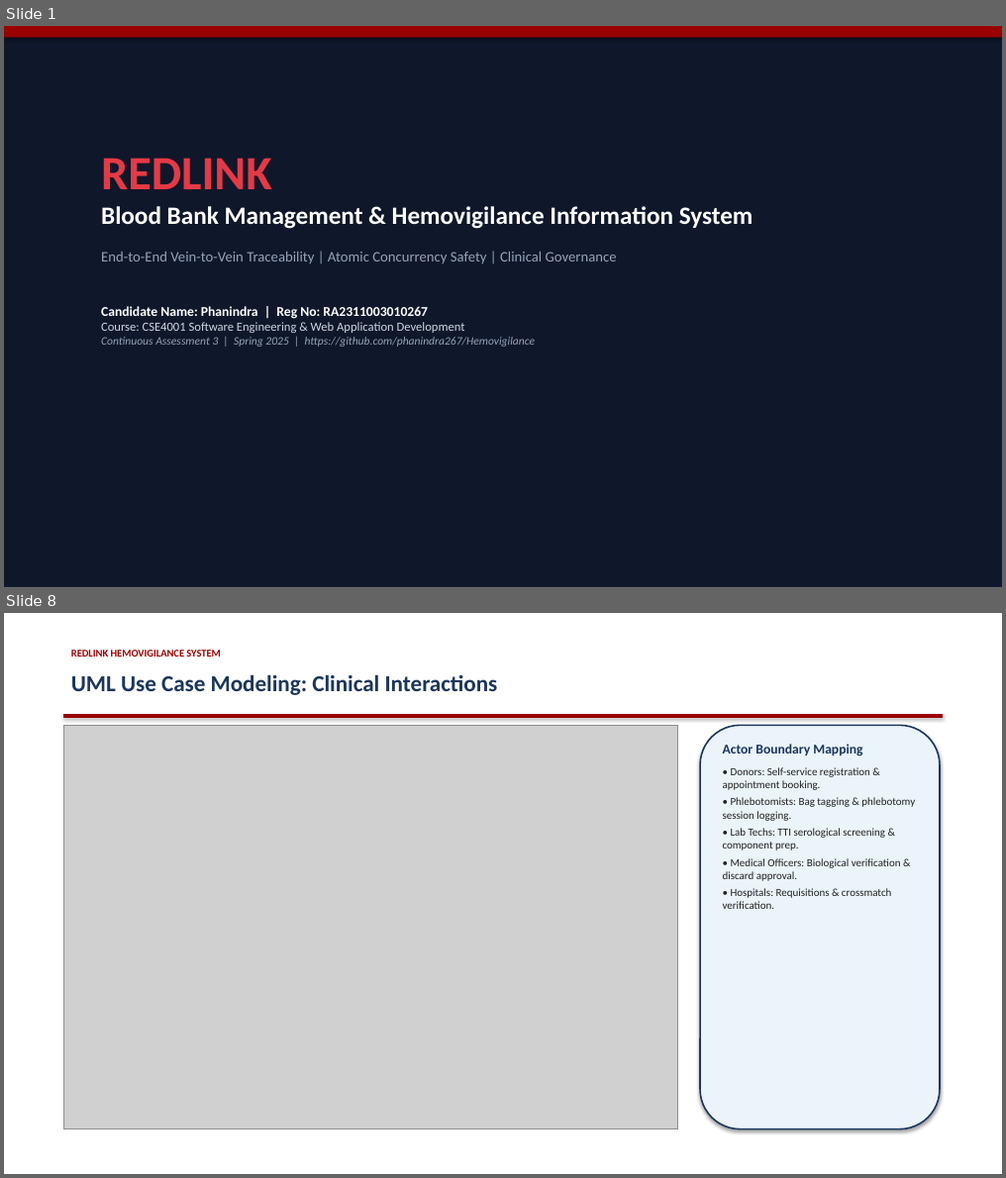
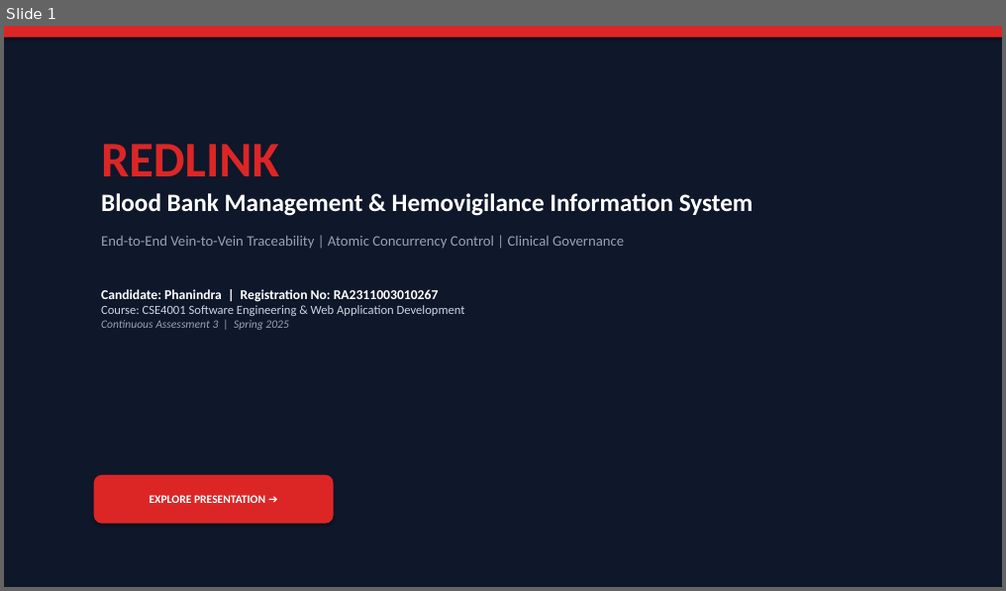
Before and after one commit to phanindra267/Hemovigilance, a slide deck: docs/ProjectPresentation.pptx. Shown one above the other, each under a label of ours: slides 1 and 8 before the commit, slide 1 after it; the slides between them are not shown. The pictures are 1006x1178 and 1006x591 pixels, drawn with LibreOffice and Linux fonts; fonts in the diff are those of the drawing; grey boxes stand for pictures. Boxes give left, top, right and bottom in pixels: in the first picture for what was removed or moved away, otherwise in the second. Text is boxed around its words. In the diff, an @@ line names an element or a change of style, - is before the commit and + after.

Commit message:
feat(presentation): deliver interactive 22-slide master presentation with clickable navigation, live UI screenshots, and infographics

```diff
--- a/docs/ProjectPresentation.pptx
+++ b/docs/ProjectPresentation.pptx
@@ slide 8 removed at <box>4,613,1002,1174</box>, background #FFFFFF @@
@@ text removed at <box>71,650,220,657</box> @@
-REDLINK HEMOVIGILANCE SYSTEM
@@ text removed at <box>71,674,498,695</box> @@
-UML Use Case Modeling: Clinical Interactions
@@ rectangle removed at <box>63,714,943,717</box> @@
@@ picture removed at <box>63,725,678,1130</box> @@
@@ rounded rectangle removed at <box>700,725,940,1130</box> @@
@@ text removed at <box>723,744,915,909</box> @@
-Actor Boundary Mapping
-• Donors: Self-service registration & appointment booking.
-• Phlebotomists: Bag tagging & phlebotomy session logging.
-• Lab Techs: TTI serological screening & component prep.
-• Medical Officers: Biological verification & discard approval.
-• Hospitals: Requisitions & crossmatch verification.
@@ slide 1 changed as well @@
@@ rectangle at <box>4,26,1002,37</box>: fill #990000 to #DC2626 @@
@@ text "REDLINK": place and size @@
-text "REDLINK" at <box>101,158,753,347</box>
+text "REDLINK" at <box>101,144,753,330</box>
@@ text at <box>101,144,753,216</box>: size 46 to 48 pt, text colour #E63946 to #DC2626 in "REDLINK"; less space between paragraphs @@
@@ text at <box>101,236,624,302</box>: text changed @@
-End-to-End Vein-to-Vein Traceability | Atomic Concurrency Safety | Clinical Governance
-Candidate Name: Phanindra | Reg No: RA2311003010267
+End-to-End Vein-to-Vein Traceability | Atomic Concurrency Control | Clinical Governance
+Candidate: Phanindra | Registration No: RA2311003010267
@@ text at <box>101,320,288,330</box>: text changed @@
-Continuous Assessment 3 | Spring 2025 | https://github.com/phanindra267/Hemovigilance
+Continuous Assessment 3 | Spring 2025
@@ rounded rectangle added at <box>94,475,334,524</box>, fill #DC2626, 11 pt, text #FFFFFF, bold @@
+EXPLORE PRESENTATION ➔
```
Also in this commit, not shown: 4 other slides changed, 17 slides added, 14 other slides removed, 7 other files.
